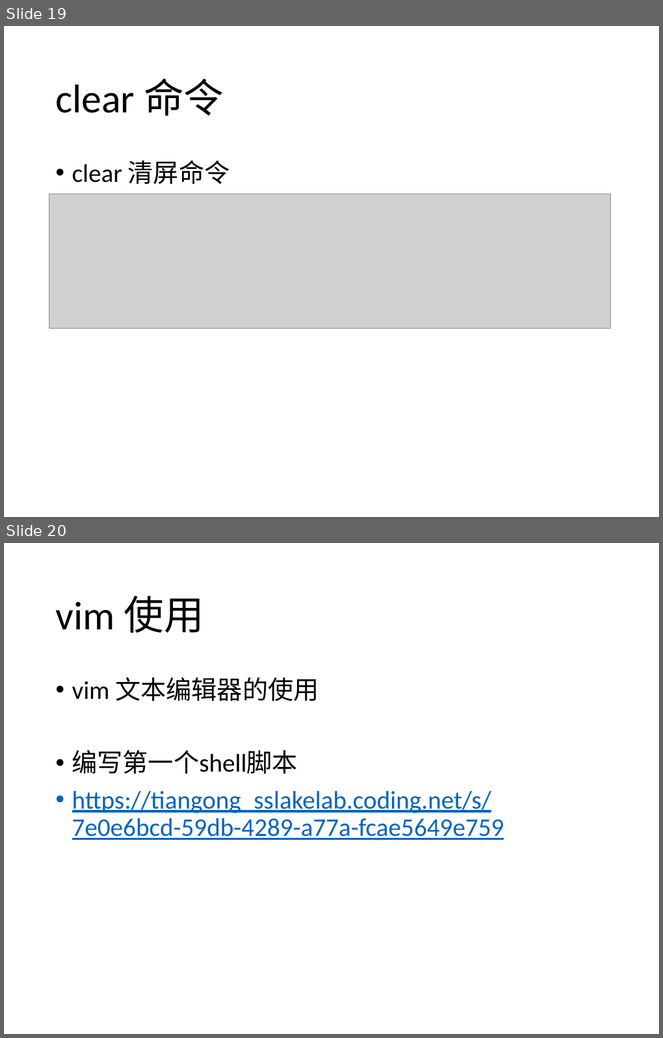
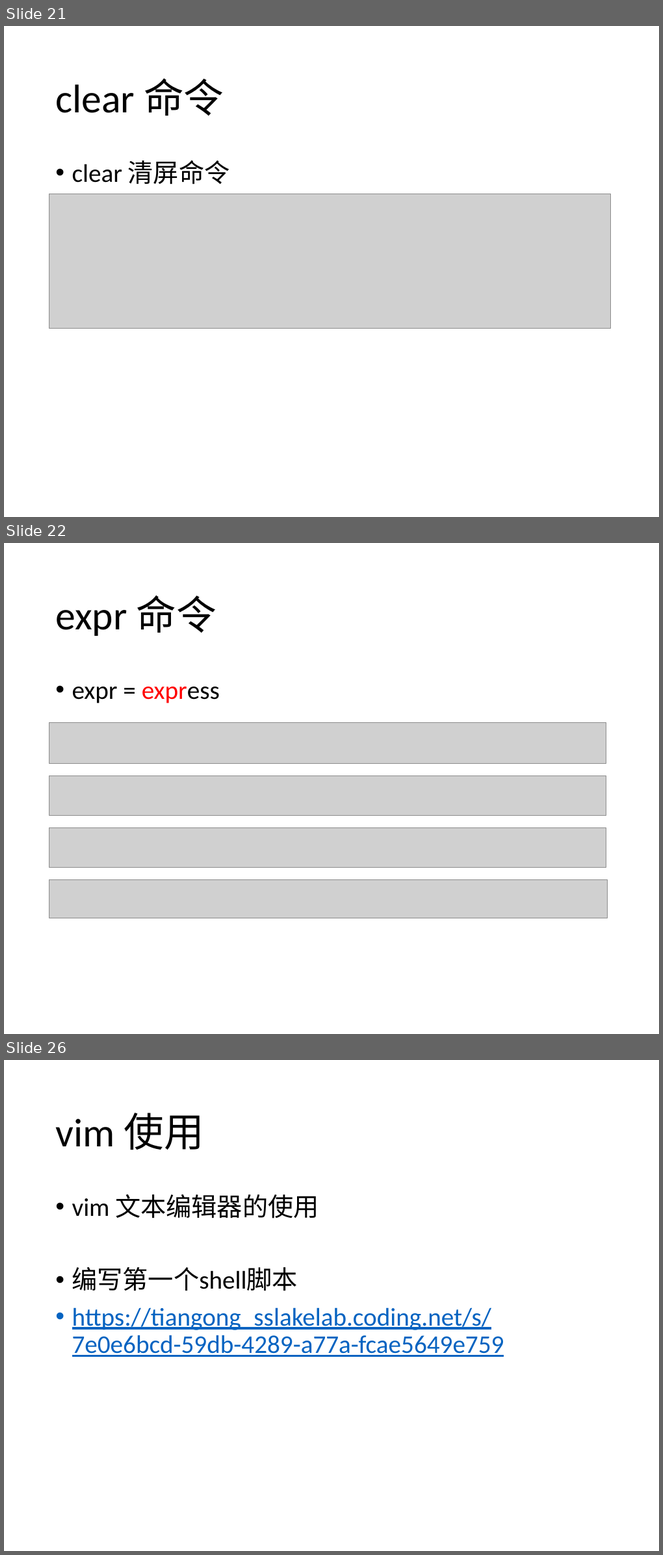
Before and after one commit to SSlakeLabTiangong/2019_workshop, a slide deck: 03_Linux101/Linux101.pptx. Shown one above the other, each under a label of ours: slides 19 and 20 before the commit, slides 21, 22 and 26 after it; the slides between them are not shown. The pictures are 663x1038 and 663x1555 pixels, drawn with LibreOffice and Linux fonts; fonts in the diff are those of the drawing; grey boxes stand for pictures. Boxes give left, top, right and bottom in pixels: in the first picture for what was removed or moved away, otherwise in the second. Text is boxed around its words. In the diff, an @@ line names an element or a change of style, - is before the commit and + after.

```diff
--- a/03_Linux101/Linux101.pptx
+++ b/03_Linux101/Linux101.pptx
@@ slide 22 added at box(4, 543, 659, 1034), background #FFFFFF @@
@@ title added at box(55, 595, 217, 636), 44 pt, text #000000 @@
+expr 命令
@@ text added at box(72, 687, 220, 704), 28 pt, text #000000 @@
+• expr = express
@@ picture added at box(50, 722, 607, 763) @@
@@ picture added at box(50, 776, 607, 815) @@
@@ picture added at box(50, 828, 607, 867) @@
@@ picture added at box(50, 880, 608, 918) @@
@@ what was slide 19 is now slide 21 @@
@@ what was slide 20 is now slide 26 @@
```
Also in this commit, not shown: 9 slides changed, 9 other slides added.
